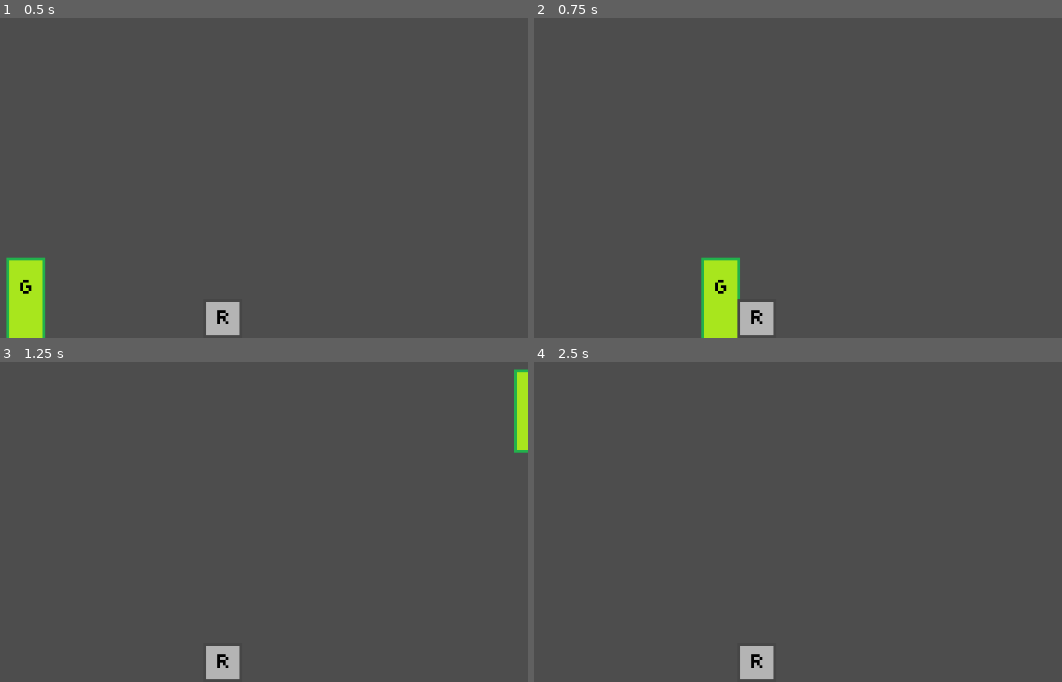
Above: before the commit, frames 1-4 (two rows, left to right).
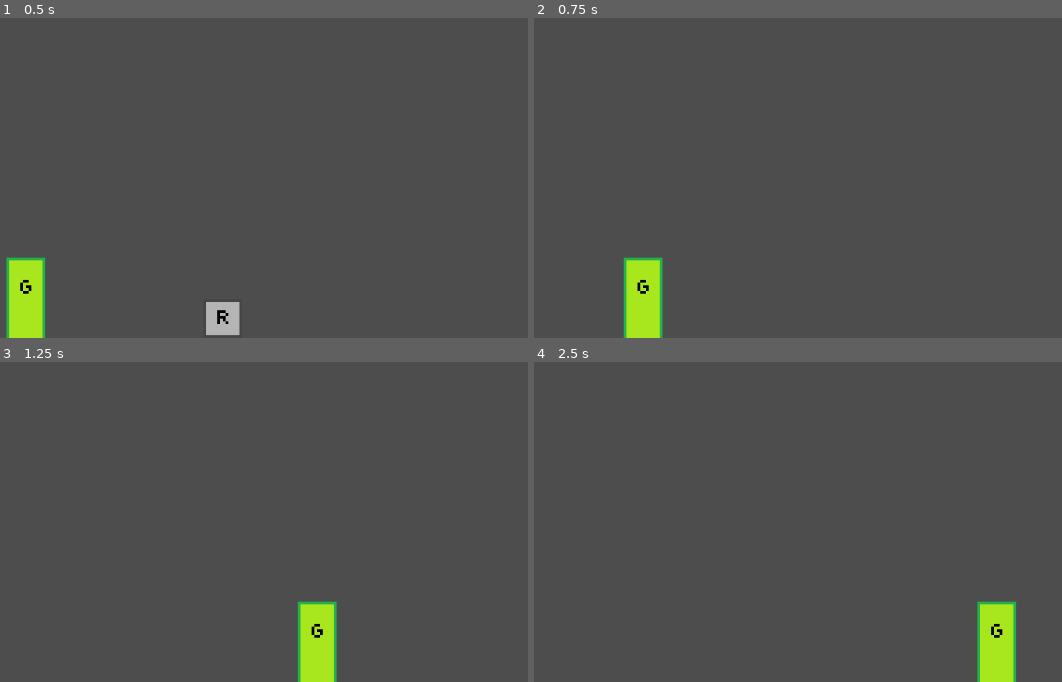
Above: after the commit, the same moments.

Repository: graveseaturtle/Goblin-and-Rat
Game: Godot game, scene res://Main.tscn
The game is run twice, just before and just after one commit, with the same random seed, the same clock (stepped at 60 frames per second) and the same inputs.
Inputs:
- Up to frame 1 (0.5 s): no input
- Up to frame 2 (0.75 s): hold D (GoblinMoveRight) from 0.53 s (still down); hold S (GoblinAction) from 0.53 s (still down)
- Up to frame 3 (1.25 s): keep holding D (GoblinMoveRight); keep holding S (GoblinAction); tap W (GoblinJump) at 0.77 s
- Up to frame 4 (2.5 s): release S (GoblinAction) at 1.28 s; tap S (GoblinAction) at 1.35 s; tap W (GoblinJump) at 1.52 s; release D (GoblinMoveRight) at 2.03 s; hold A (GoblinMoveLeft) from 2.03 s (still down); hold S (GoblinAction) from 2.03 s (still down)

Frame 1 is identical in both runs. In frame 2, 4.4% of the frame differs, in the area x 16-46%, y 74-100%; in frame 3, 3.2%; in frame 4, 2.5%.

Commit message:
Working on rat pickup script

Diff:
--- a/goblin-and-rat/Goblin.tscn
+++ b/goblin-and-rat/Goblin.tscn
@@ -1,10 +1,7 @@
-[gd_scene load_steps=5 format=3 uid="uid://bxxeqbyjshjqr"]
+[gd_scene load_steps=6 format=3 uid="uid://bxxeqbyjshjqr"]
 
 [ext_resource type="Texture2D" uid="uid://b1ivfjfj0b1pb" path="res://assets/temporary/GoblinTemp.png" id="1_aohfd"]
 [ext_resource type="Script" path="res://scripts/GoblinScript.gd" id="1_jpth2"]
-
-[sub_resource type="RectangleShape2D" id="RectangleShape2D_dus5t"]
-size = Vector2(12, 28)
 
 [sub_resource type="SpriteFrames" id="SpriteFrames_n7kyq"]
 animations = [{
@@ -17,12 +14,25 @@
 "speed": 5.0
 }]
 
+[sub_resource type="RectangleShape2D" id="RectangleShape2D_dus5t"]
+size = Vector2(12, 28)
+
+[sub_resource type="RectangleShape2D" id="RectangleShape2D_lc3bu"]
+size = Vector2(32, 30)
+
 [node name="Goblin" type="CharacterBody2D"]
 script = ExtResource("1_jpth2")
+
+[node name="AnimatedSprite2D" type="AnimatedSprite2D" parent="."]
+sprite_frames = SubResource("SpriteFrames_n7kyq")
+autoplay = "default"
 
 [node name="CollisionShape2D" type="CollisionShape2D" parent="."]
 shape = SubResource("RectangleShape2D_dus5t")
 
-[node name="AnimatedSprite2D" type="AnimatedSprite2D" parent="."]
-sprite_frames = SubResource("SpriteFrames_n7kyq")
-autoplay = "default"
+[node name="Picky uppy area" type="Area2D" parent="."]
+
+[node name="CollisionShape2D" type="CollisionShape2D" parent="Picky uppy area"]
+shape = SubResource("RectangleShape2D_lc3bu")
+
+[connection signal="child_entered_tree" from="CollisionShape2D" to="." method="_on_collision_shape_2d_child_entered_tree"]
--- a/goblin-and-rat/Main.tscn
+++ b/goblin-and-rat/Main.tscn
@@ -1,7 +1,7 @@
 [gd_scene load_steps=4 format=3 uid="uid://e8xspkkab6h7"]
 
 [ext_resource type="PackedScene" uid="uid://c0s6rkewkt04i" path="res://Rat.tscn" id="1_b2tsn"]
-[ext_resource type="PackedScene" uid="uid://bxxeqbyjshjqr" path="res://Goblin.tscn" id="2_gmmwg"]
+[ext_resource type="PackedScene" uid="uid://bxxeqbyjshjqr" path="res://goblin.tscn" id="2_gmmwg"]
 
 [sub_resource type="WorldBoundaryShape2D" id="WorldBoundaryShape2D_uniix"]
 
--- a/goblin-and-rat/ratscript.gd
+++ b/goblin-and-rat/ratscript.gd
@@ -1,11 +1,13 @@
 extends CharacterBody2D
 
-
-const SPEED = 300.0
-const JUMP_VELOCITY = -400.0
-
+const SPEED = 150.0
+const JUMP_VELOCITY = -200.0
+@onready var collision_shape_2d: CollisionShape2D = $CollisionShape2D
 
 func _physics_process(delta: float) -> void:
+	if not visible:
+		return # If the rat is not visible, skip movement
+
 	# Add the gravity.
 	if not is_on_floor():
 		velocity += get_gravity() * delta
@@ -14,8 +16,6 @@
 	if Input.is_action_just_pressed("RatJump") and is_on_floor():
 		velocity.y = JUMP_VELOCITY
 
-	# Get the input direction and handle the movement/deceleration.
-	# As good practice, you should replace UI actions with custom gameplay actions.
 	var direction := Input.get_axis("RatMoveLeft", "RatMoveRight")
 	if direction:
 		velocity.x = direction * SPEED
--- a/goblin-and-rat/scripts/GoblinScript.gd
+++ b/goblin-and-rat/scripts/GoblinScript.gd
@@ -1,10 +1,15 @@
 extends CharacterBody2D
 
 
-const SPEED = 300.0
-const JUMP_VELOCITY = -400.0
+const SPEED = 150.0
+const JUMP_VELOCITY = -200.0
+const PICKUP_DISTANCE = 50
 
-
+var holding_rat = false
+var rat_node = null
+var pickup_able = false
+func _ready():
+	rat_node = get_parent().get_node("Rat")
 func _physics_process(delta: float) -> void:
 	# Add the gravity.
 	if not is_on_floor():
@@ -21,5 +26,18 @@
 		velocity.x = direction * SPEED
 	else:
 		velocity.x = move_toward(velocity.x, 0, SPEED)
+	move_and_slide()
 
-	move_and_slide()
+	#attempts at rat pickup script
+	if rat_node and not holding_rat:
+		var distance_to_rat = position.distance_to(rat_node.position)
+		pickup_able = distance_to_rat <= PICKUP_DISTANCE
+		if pickup_able and Input.is_action_pressed("GoblinAction"):
+			holding_rat = true
+			rat_node.visible = false
+			print("rat aquired")
+		elif holding_rat and Input.is_action_just_released("GoblinAction"):
+			holding_rat = false
+			rat_node.position = position + Vector2(20, 0)
+			rat_node.visible = true
+			print("rat lost :(")
Not shown, added: goblin-and-rat/addons/godot-git-plugin/plugin.cfg
Not shown, added: goblin-and-rat/addons/godot-git-plugin/LICENSE
Not shown, added: goblin-and-rat/addons/godot-git-plugin/THIRDPARTY.md
Not shown, added: goblin-and-rat/addons/godot-git-plugin/git_plugin.gdextension
Not shown, added: goblin-and-rat/addons/godot-git-plugin/linux/libgit_plugin.linux.editor.x86_64.so
Not shown, added: goblin-and-rat/addons/godot-git-plugin/macos/libgit_plugin.macos.editor.universal.dylib
Not shown, added: goblin-and-rat/addons/godot-git-plugin/win64/libgit_plugin.windows.editor.x86_64.dll
Not shown, added: goblin-and-rat/addons/godot-git-plugin/win64/libgit_plugin.windows.editor.x86_64.exp
Not shown, added: goblin-and-rat/addons/godot-git-plugin/win64/libgit_plugin.windows.editor.x86_64.lib
